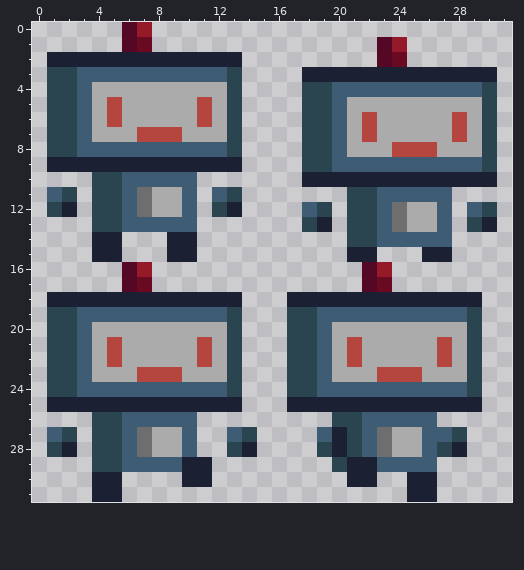
File history of a pixel-art sprite, Art/playerFront.png. Above is the file before it was changed.
The file is 32x32 pixels.
And afterwards:
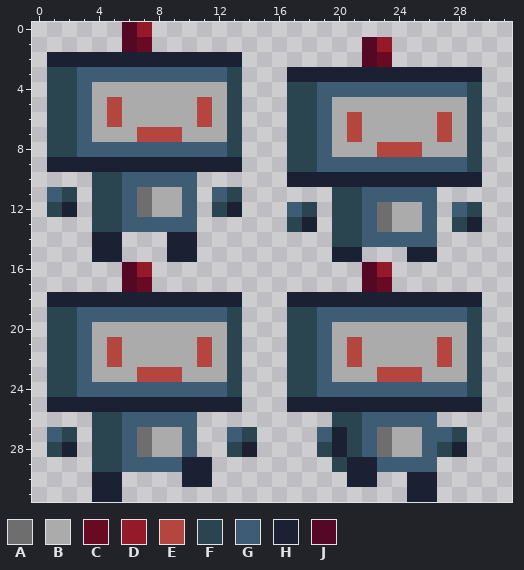
Palette (. is transparent): A #6e6e6e  B #ababab  C #6a0a22  D #941a29  E #b4453f  F #2a454f  G #3e5c74  H #1b2033  J #550825
Change:
The author changed colour G to colour A in rows 12 to 13 at x 23.
The author changed colour A to colour B in rows 12 to 13 at x 24.
The author changed colour E to colour B in rows 6 to 7 at x 22 and 28; in row 8 at x 26.
The author changed colour G to colour B in rows 5 to 8 at x 20.
The author changed colour J to colour C in row 2 at x 23.
The author changed colour J to colour D in row 1 at x 23.
The author changed colour B to colour E in rows 6 to 7 at x 21 and 27; in row 8 at x 23.
Colour F now appears in rows 4 to 9 at x 17; in rows 11 to 12 at x 20; in row 13 at x 17, 20 and 28; in row 14 at x 20.
The author changed colour B to colour F in rows 5 to 8 at x 29.
The author changed colour G to colour F in row 4 at x 29; in row 9 at x 29; in row 12 at x 18 and 29.
Colour G now appears in row 12 at x 17 and 28.
The author changed colour B to colour G in rows 12 to 13 at x 26.
The author changed colour F to colour G in rows 4 to 9 at x 19; in rows 11 to 14 at x 22.
Colour H now appears in row 3 at x 17; in row 10 at x 17; in row 15 at x 20 and 25.
The author changed colour F to colour H in row 13 at x 18 and 29.
Colour J now appears in rows 1 to 2 at x 22.
Colour C is removed in row 2 at x 24.
Colour D is removed in row 1 at x 24.
Colour F is removed in rows 4 to 9 at x 30; in row 12 at x 19 and 30.
Colour G is removed in rows 11 to 14 at x 27.
Colour H is removed in row 3 at x 30; in row 10 at x 30; in row 13 at x 19 and 30; in row 15 at x 22 and 27.
